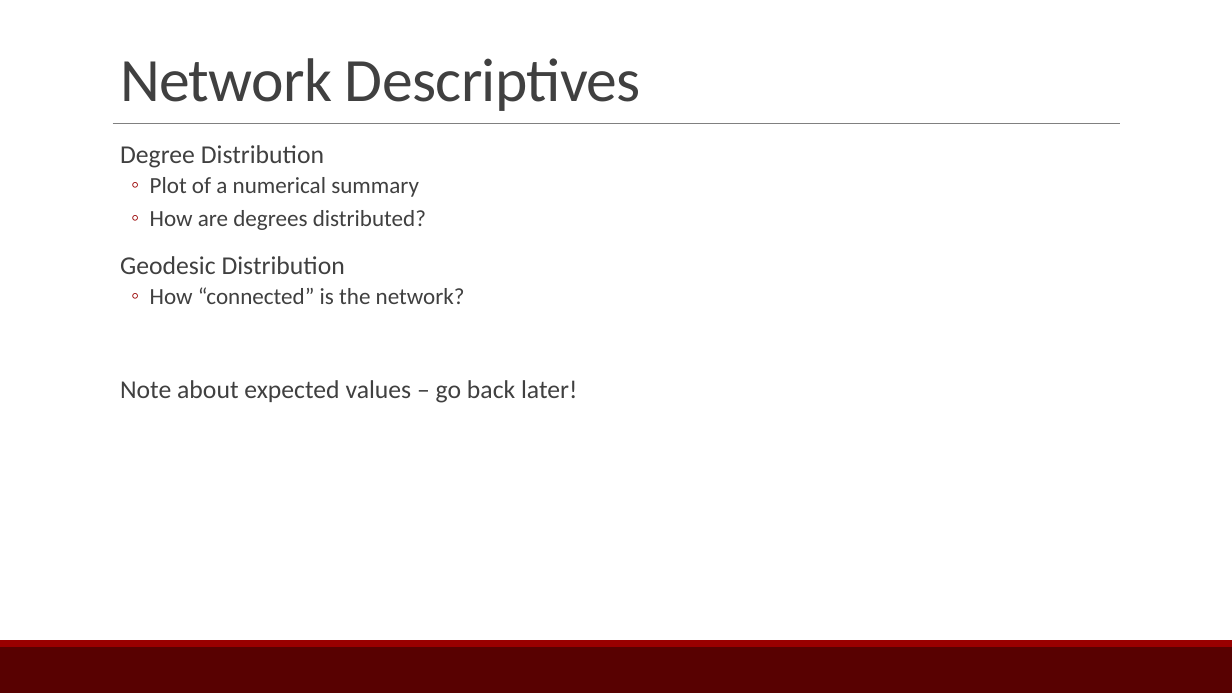
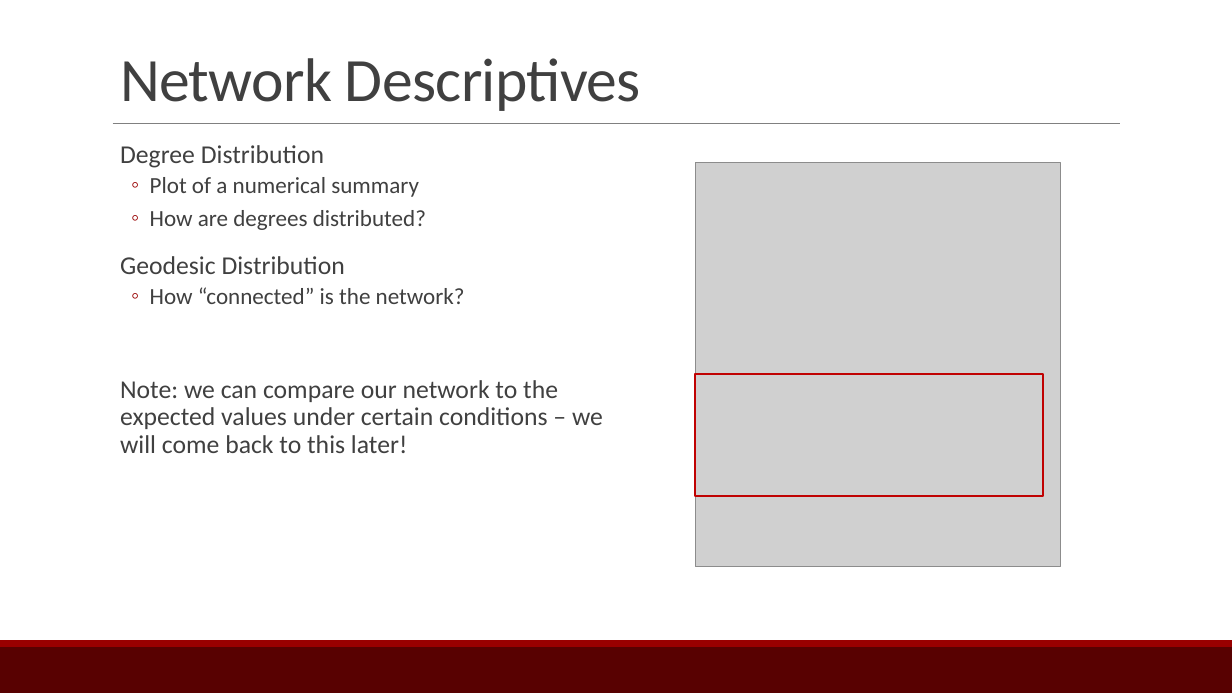
Before and after one commit to ebey/sunbelt2015, a slide deck: slide 13 of statnetWeb_slides.pptx (slide 11 before the commit). Drawn at 1232x693 pixels with LibreOffice and Linux fonts; fonts in the diff are those of the drawing; grey boxes stand for pictures. Boxes give left, top, right and bottom in pixels: in the first picture for what was removed or moved away, otherwise in the second. Text is boxed around its words. In the diff, an @@ line names an element or a change of style, - is before the commit and + after.

```diff
--- a/statnetWeb_slides.pptx
+++ b/statnetWeb_slides.pptx
@@ picture added at box(696, 163, 1061, 567) @@
@@ text at box(120, 380, 603, 453): text changed @@
-  Note about expected values – go back later!
+  Note: we can compare our network to the expected values under certain conditions – we will come back to this later!
@@ rectangle added at box(696, 374, 1043, 496), outline #C00202 1.5 pt @@
```
Also in this commit, not shown: 10 other slides changed, 11 slides added.
